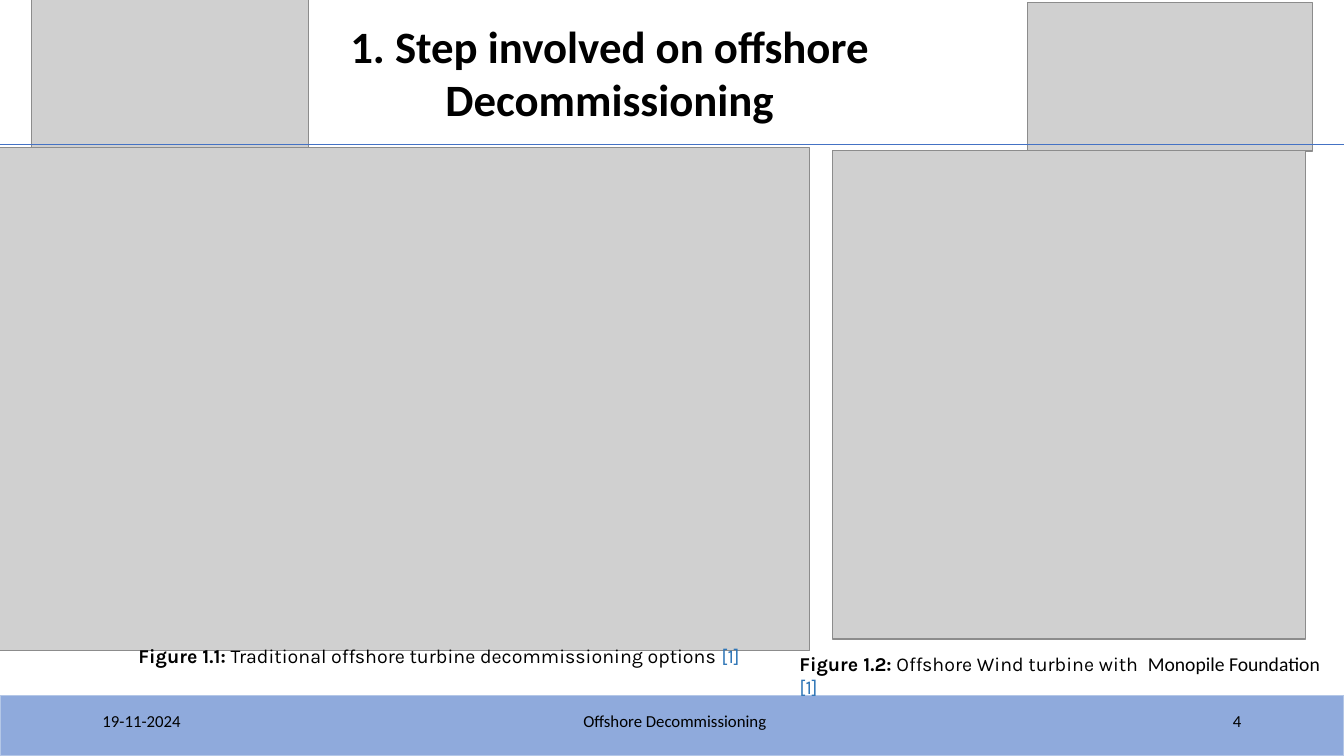
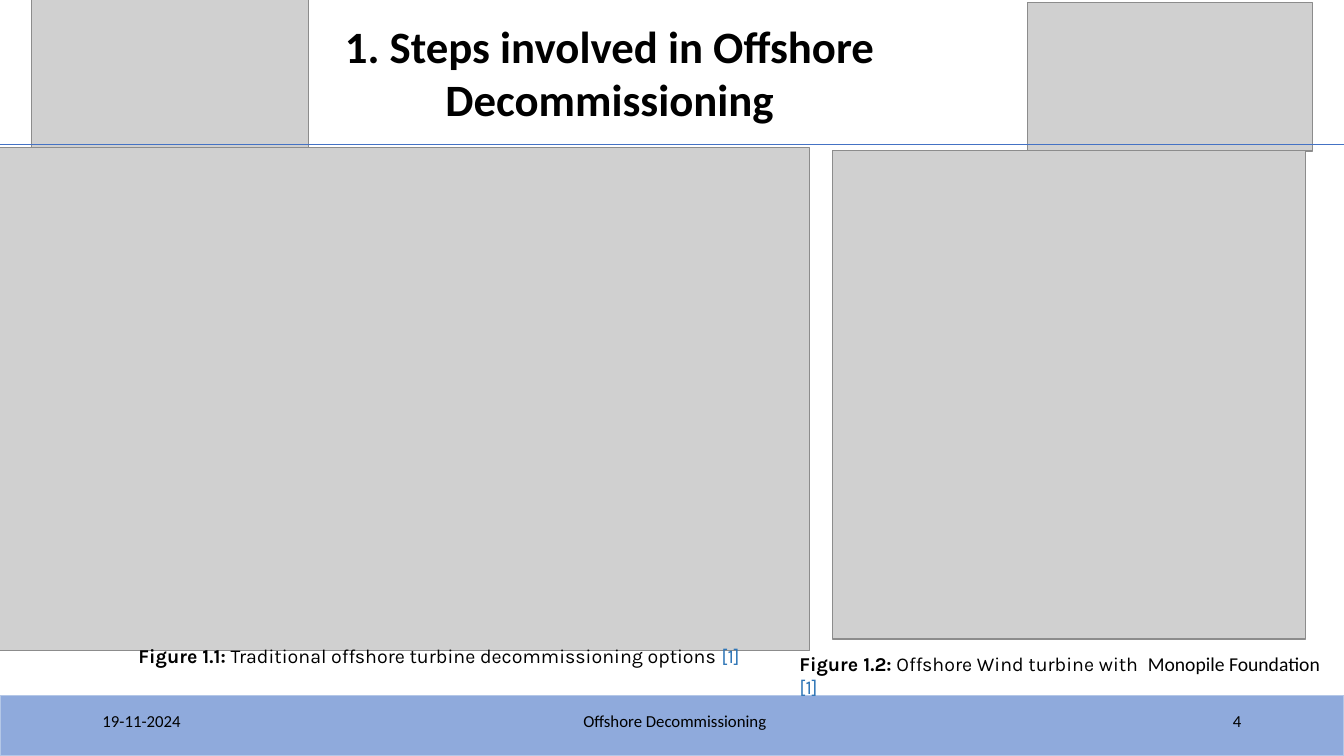
Before and after one commit to KSoni1505/Fraunhofer_IWES_Interview_Task_Offshore-Decommissioning, a slide deck: slide 4 of IWES/IWES_Task.pptx. Drawn at 1344x756 pixels with LibreOffice and Linux fonts; fonts in the diff are those of the drawing; grey boxes stand for pictures. Boxes give left, top, right and bottom in pixels: in the first picture for what was removed or moved away, otherwise in the second. Text is boxed around its words. In the diff, an @@ line names an element or a change of style, - is before the commit and + after.

```diff
--- a/IWES/IWES_Task.pptx
+++ b/IWES/IWES_Task.pptx
@@ text at box(345, 31, 874, 124): text changed @@
-1. Step involved on offshore Decommissioning
+1. Steps involved in Offshore Decommissioning
```
Also in this commit, not shown: 4 other slides changed.
